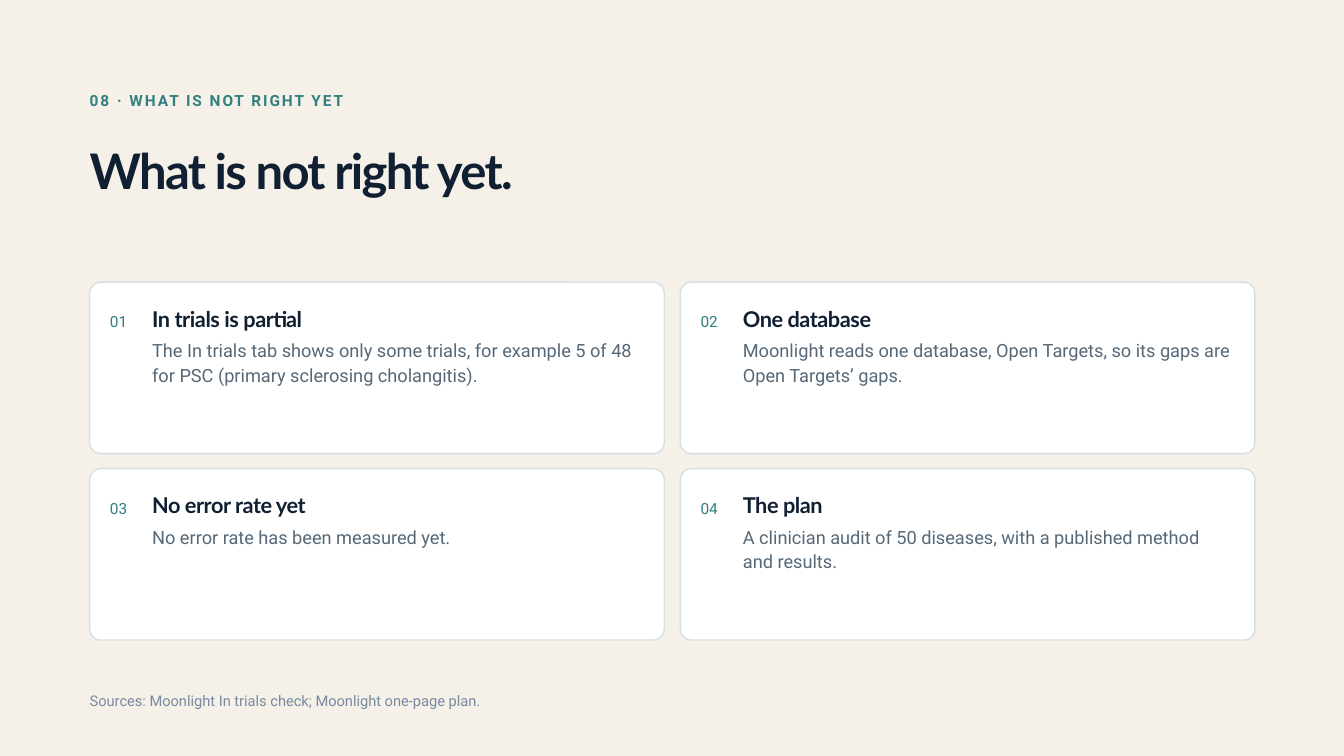
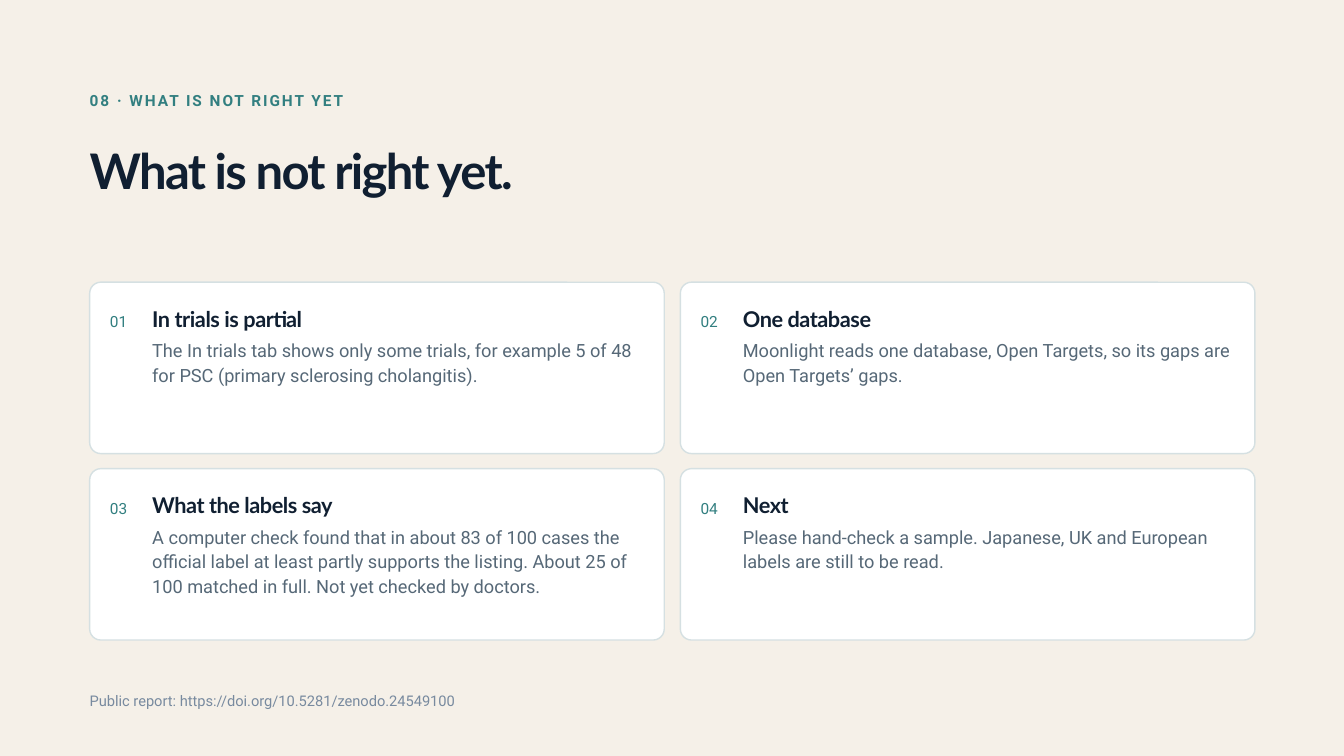
Before and after one commit to Moonlight-Clues/moonlight, a slide deck: slide 9 of docs/pitch/moonlight-deck-doctors-19nov.pptx. Drawn at 1344x756 pixels with LibreOffice and Linux fonts; fonts in the diff are those of the drawing. Boxes give left, top, right and bottom in pixels: in the first picture for what was removed or moved away, otherwise in the second. Text is boxed around its words. In the diff, an @@ line names an element or a change of style, - is before the commit and + after.

```diff
--- a/docs/pitch/moonlight-deck-doctors-19nov.pptx
+++ b/docs/pitch/moonlight-deck-doctors-19nov.pptx
@@ text at bbox=[152, 497, 627, 597]: text changed @@
-No error rate yet
-No error rate has been measured yet.
+What the labels say
+A computer check found that in about 83 of 100 cases the official label at least partly supports the listing. About 25 of 100 matched in full. Not yet checked by doctors.
@@ text at bbox=[743, 497, 1207, 568]: text changed @@
-The plan
-A clinician audit of 50 diseases, with a published method and results.
+Next
+Please hand-check a sample. Japanese, UK and European labels are still to be read.
@@ text at bbox=[90, 695, 455, 709]: text changed @@
-Sources: Moonlight In trials check; Moonlight one-page plan.
+Public report: https://doi.org/10.5281/zenodo.24549100
```
Also in this commit, not shown: 4 other slides changed, 1 slide added, 4 other files.
